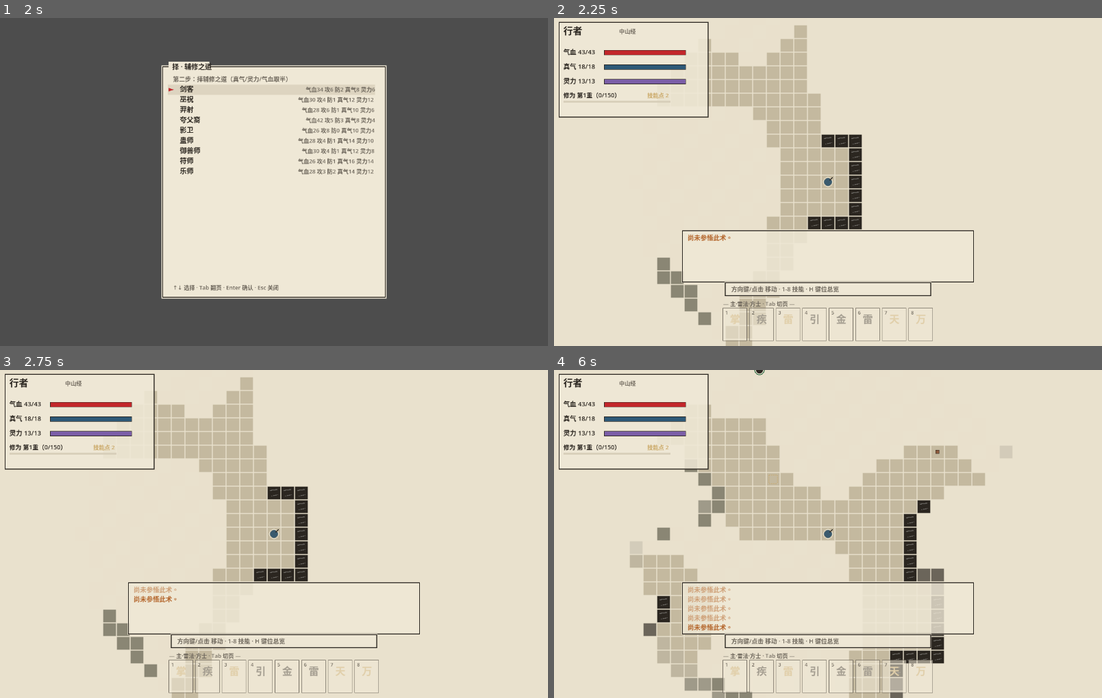
Above: before the commit, frames 1-4 (two rows, left to right).
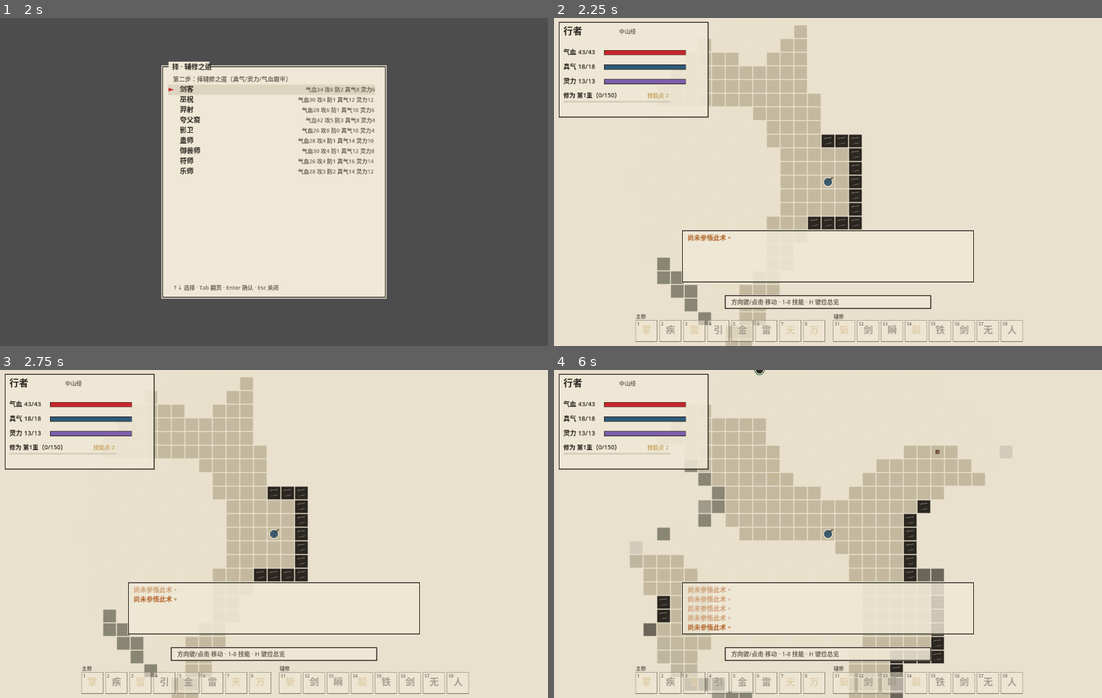
Above: after the commit, the same moments.

Repository: Edurle/shanhaijing_godot
Game: Godot game, scene res://scenes/main.tscn
Two runs of this game, one before a commit and one after it. Both use one fixed random seed, a clock stepped at 60 frames per second and the inputs below.
Inputs (mouse positions are in pixels of both pictures, inside the frame that each line leads up to):
- Up to frame 1 (2 s): tap Enter at 0.5 s; move the mouse to (394, 165) at 0.52 s; hold Right 0.53-1.25 s; tap 0 at 0.6 s; click (394, 165) at 0.67 s; tap Tab at 0.8 s; tap Space at 1.25 s; drag from (164, 198) to (246, 247) at 1.27 s
- Up to frame 2 (2.25 s): tap Enter at 2 s; move the mouse to (882, 109) at 2.02 s; hold Right from 2.03 s (still down); tap 1 at 2.1 s
- Up to frame 3 (2.75 s): keep holding Right; tap 2 at 2.3 s
- Up to frame 4 (6 s): release Right at 2.75 s; tap Space at 2.75, 4.25 s; drag from (800, 599) to (663, 484) at 2.77 s; tap Enter at 3.5 s; move the mouse to (992, 583) at 3.52 s; hold Left 3.53-4.25 s; tap 3 at 3.6 s; tap 4 at 3.8 s; drag from (663, 484) to (745, 452) at 4.27 s; move the mouse to (855, 534) at 5.02 s; hold Down 5.03-5.75 s; tap 5 at 5.1 s; click (855, 534) at 5.17 s; tap 6 at 5.3 s; drag from (745, 452) to (718, 550) at 5.77 s

Frame 1 is identical in both runs. In frame 2, 2.5% of the frame differs, in the area x 14-86%, y 80-99%; in frame 3, 2.5%; in frame 4, 3.4%.

Commit message:
UI布局四：技能栏16正方格平铺（1-8主修+Shift+1-8辅修，组标签+格内耗尾），消息日志贴左边缘

Diff:
--- a/data/content/strings/en_US.json
+++ b/data/content/strings/en_US.json
@@ -285,7 +285,7 @@
   "help_close": "H / Esc / click to close",
   "help_row_move": "Move: arrows / WASD / click-to-travel (hold to repeat; halts on sight)",
   "help_row_combat": "Combat: walk into beasts to strike; click one to approach & strike once",
-  "help_row_skill": "Skills: 1-8 cast page · Tab swaps class page · dimmed when unaffordable",
+  "help_row_skill": "Skills: 1-8 primary · Shift+1-8 secondary (flat bars) · dimmed when unaffordable",
   "help_row_target": "Aiming: ↑↓/Tab cycle · Enter/click cast · Esc/right-click cancel",
   "help_row_item": "Items: G pickup · I inventory (Tab pages · Enter use/equip · U unequip)",
   "help_row_grow": "Growth: K learn (cores & essences gate ults) · X examine (resist/element/threat)",
--- a/data/content/strings/zh_CN.json
+++ b/data/content/strings/zh_CN.json
@@ -286,7 +286,7 @@
   "help_close": "H / Esc / 点击 关闭",
   "help_row_move": "移动：方向键 / WASD / 左键点击寻路（长按连走；途中遇敌自停）",
   "help_row_combat": "战斗：走向异兽即攻击；点击异兽自动接近并攻击一次",
-  "help_row_skill": "技能：1-8 施放当前页 · Tab 切主/副职业 · 资源不足时侧栏转灰",
+  "help_row_skill": "技能：1-8 主修 · Shift+1-8 辅修（底部两排平铺） · 资源不足时图标压灰",
   "help_row_target": "瞄准：↑↓/Tab 换目标 · Enter/点击 施放 · Esc/右键 取消",
   "help_row_item": "物品：G 拾取脚下 · I 行囊（Tab 翻页 · Enter 使用/装备 · U 卸下）",
   "help_row_grow": "成长：K 参悟（大招需魔核，5/10 重需精魄） · X 查看敌情（抗性/五行/威胁）",
--- a/scripts/main.gd
+++ b/scripts/main.gd
@@ -111,17 +111,17 @@
 				_handle_right_click()
 		return
 	if event is InputEventKey and event.pressed:
-		_dispatch(event.keycode, event.is_echo())
-
-
-func _dispatch(keycode: int, is_echo: bool) -> void:
+		_dispatch(event.keycode, event.is_echo(), event.shift_pressed)
+
+
+func _dispatch(keycode: int, is_echo: bool, shift := false) -> void:
 	match mode:
 		Mode.CLASS_SELECT:
 			menu_class.handle_key(keycode)
 			if menu_class.done:
 				_start_game([menu_class.picked_primary, menu_class.picked_secondary])
 		Mode.PLAY:
-			_handle_play(keycode, is_echo)
+			_handle_play(keycode, is_echo, shift)
 		Mode.INVENTORY:
 			menu_character.handle_key(keycode)
 			if not menu_character.visible:
@@ -182,7 +182,7 @@
 
 # ---- 游历模式（键盘） ----
 
-func _handle_play(keycode: int, is_echo: bool) -> void:
+func _handle_play(keycode: int, is_echo: bool, shift := false) -> void:
 	if engine.game_over:
 		return
 	var delta := Vector2i.ZERO
@@ -227,10 +227,7 @@
 				_sync_examine_marker()
 			board.queue_redraw()
 		KEY_1, KEY_2, KEY_3, KEY_4, KEY_5, KEY_6, KEY_7, KEY_8:
-			_begin_cast(keycode - KEY_0)
-		KEY_TAB:
-			engine.active_page = 1 - engine.active_page
-			_refresh()
+			_begin_cast(keycode - KEY_0 + (8 if shift else 0))
 		KEY_H:
 			help_overlay.open()
 			_set_mode(Mode.HELP)
@@ -431,8 +428,10 @@
 # ---- 施放 ----
 
 func _begin_cast(slot: int) -> void:
-	var class_id := String(state.player.class_ids[engine.active_page])
-	var skill: Dictionary = content.skill_for_slot(class_id, slot)
+	# 槽位 1-8 主修、9-16 辅修（与底部技能栏一致）
+	var pair: Array = UiSkillBar.slot_page(slot)
+	var class_id := String(state.player.class_ids[pair[0]])
+	var skill: Dictionary = content.skill_for_slot(class_id, pair[1])
 	if skill.is_empty():
 		return
 	if not state.player.skill_levels.has(skill["id"]):
--- a/scripts/view/ui/hint_bar.gd
+++ b/scripts/view/ui/hint_bar.gd
@@ -19,7 +19,7 @@
 	# 底部栈：技能栏(88) 之上、消息日志之下，地图区居中
 	setup_ui(Rect2(
 		(view_size.x - minf(BAR_WIDTH, view_size.x - 24.0)) / 2.0,
-		view_size.y - 106.0 - BAR_HEIGHT - 12.0,
+		view_size.y - 76.0 - BAR_HEIGHT - 12.0,
 		minf(BAR_WIDTH, view_size.x - 24.0), BAR_HEIGHT))
 	queue_redraw()
 
--- a/scripts/view/ui/skill_bar.gd
+++ b/scripts/view/ui/skill_bar.gd
@@ -1,12 +1,14 @@
 class_name UiSkillBar
 extends UiPanel
-## 底部技能栏（RPG 式）：8 个图标槽，汉字占位（素材期换贴图）。
-## 槽内：汉字图标（元素色）/ 左上槽位号 / 右下重数 / 底部耗气灵；
-## 未学 = 灰显虚框，资源不足 = 整槽压灰。
+## 底部技能栏（RPG 式）：16 个正方形图标槽平铺——1-8 主修、9-16 辅修（Shift+数字）。
+## 槽内：汉字图标（元素色）/ 左上键位号 / 右上重数 / 格内底部耗尾；
+## 未学 = 灰显细框，资源不足 = 图标压灰、耗字转朱。
 
-const SLOT := 56.0
+const SLOT := 50.0          # 正方形边长
 const GAP := 6.0
-const BAR_HEIGHT := 96.0  # 含页眉行
+const GROUP_GAP := 14.0     # 主修/辅修两组之间的额外间隔
+const HEADER := 16.0        # 顶部组标签行
+const BAR_MARGIN := 10.0
 
 var engine
 var slot_origin := Vector2.ZERO  # 首槽左上角（点击命中用）
@@ -17,15 +19,26 @@
 	relayout(_viewport_size())
 
 
+func total_width() -> float:
+	return 16.0 * SLOT + 14.0 * GAP + GROUP_GAP
+
+
 func relayout(view_size: Vector2) -> void:
-	var total := 8.0 * SLOT + 7.0 * GAP
-	setup_ui(Rect2((view_size.x - total) / 2.0, view_size.y - BAR_HEIGHT - 10.0, total, BAR_HEIGHT))
-	slot_origin = panel_rect.position + Vector2(0, 18)  # 页眉行下方
+	setup_ui(Rect2(
+		(view_size.x - total_width()) / 2.0,
+		view_size.y - HEADER - SLOT - BAR_MARGIN,
+		total_width(), HEADER + SLOT))
+	slot_origin = panel_rect.position + Vector2(0, HEADER)
 	queue_redraw()
 
 
 func refresh() -> void:
 	queue_redraw()
+
+
+## 槽位 -> [职业页索引, 页内槽位]：1-8 主修，9-16 辅修。
+static func slot_page(slot: int) -> Array:
+	return [0, slot] if slot <= 8 else [1, slot - 8]
 
 
 ## 汉字占位图标：技能名首字（素材期替换为贴图）。
@@ -36,12 +49,13 @@
 
 func slot_rect(slot: int) -> Rect2:
 	var i := slot - 1
-	return Rect2(slot_origin + Vector2(i * (SLOT + GAP), 0), Vector2(SLOT, SLOT + 20))
+	var group_extra: float = GROUP_GAP if slot > 8 else 0.0
+	return Rect2(slot_origin + Vector2(i * (SLOT + GAP) + group_extra, 0), Vector2(SLOT, SLOT))
 
 
-## 槽位命中检测（主场景点击路由）：返回 1-8，未命中 0。
+## 槽位命中检测（主场景点击路由）：返回 1-16，未命中 0。
 func skill_slot_at(pos: Vector2) -> int:
-	for slot in range(1, 9):
+	for slot in range(1, 17):
 		if slot_rect(slot).grow(2.0).has_point(pos):
 			return slot
 	return 0
@@ -51,13 +65,16 @@
 	if engine == null:
 		return
 	var player = engine.state.player
-	var class_id := String(player.class_ids[engine.active_page])
-	# 页眉：当前职业页 + Tab 切页（原侧栏职责并入）
-	var page_text: String = engine.content.text("hud_main_page" if engine.active_page == 0 else "hud_second_page")
-	draw_text_line(panel_rect.position + Vector2(0, 12),
-		"— %s · Tab 切页 —" % page_text.format({"name": engine.content.class_display_name(class_id)}), INK_SOFT, 13)
-	for slot in range(1, 9):
-		var skill: Dictionary = engine.content.skill_for_slot(class_id, slot)
+	var font := get_theme_default_font()
+	# 组标签：主修 / 辅修
+	draw_string(font, panel_rect.position + Vector2(0, 12), "主修",
+		HORIZONTAL_ALIGNMENT_LEFT, -1, 12, INK_SOFT)
+	draw_string(font, Vector2(slot_rect(9).position.x, panel_rect.position.y + 12), "辅修",
+		HORIZONTAL_ALIGNMENT_LEFT, -1, 12, INK_SOFT)
+	for slot in range(1, 17):
+		var pair := slot_page(slot)
+		var class_id := String(player.class_ids[pair[0]])
+		var skill: Dictionary = engine.content.skill_for_slot(class_id, pair[1])
 		if skill.is_empty():
 			continue
 		var rect := slot_rect(slot)
@@ -66,30 +83,27 @@
 		var affordable: bool = player.fighter.mp() >= Skills.mp_cost(player, skill) and player.fighter.sp() >= Skills.sp_cost(player, skill)
 		var active := learned and affordable
 
-		# 槽底
 		draw_rect(rect, Color(PAPER, 0.92) if active or learned else Color(PAPER, 0.55))
 		draw_rect(rect, INK if active else INK_SOFT, false, 1.6 if active else 1.0)
 
-		# 汉字图标（元素色；未学/乏力压灰）
 		var icon_color: Color = INK
 		var element := Skills.skill_element(skill)
 		if element != "":
 			icon_color = ELEMENT_COLORS.get(element, INK)
 		if not active:
 			icon_color = icon_color.lerp(PAPER, 0.62)
-		var font := get_theme_default_font()
-		var icon_char := icon_char(engine, skill)
-		draw_string(font, rect.position + Vector2(SLOT / 2.0 - 12.0, 34), icon_char,
-			HORIZONTAL_ALIGNMENT_LEFT, -1, 24, icon_color)
-
-		# 左上槽位号 / 右下重数
-		draw_string(font, rect.position + Vector2(5, 14), str(slot),
-			HORIZONTAL_ALIGNMENT_LEFT, -1, 11, INK_SOFT)
+		# 汉字图标（格内中上）
+		draw_string(font, rect.position + Vector2(SLOT / 2.0 - 11.0, 30), icon_char(engine, skill),
+			HORIZONTAL_ALIGNMENT_LEFT, -1, 22, icon_color)
+		# 左上键位号（主修纯数字；辅修 S 前缀表示 Shift）
+		var key_label := str(pair[1]) if pair[0] == 0 else "S" + str(pair[1])
+		draw_string(font, rect.position + Vector2(3, 12), key_label,
+			HORIZONTAL_ALIGNMENT_LEFT, -1, 10, INK_SOFT)
+		# 右上重数
 		if level > 1:
-			draw_string(font, rect.position + Vector2(SLOT - 18, SLOT + 6), str(level),
-				HORIZONTAL_ALIGNMENT_LEFT, -1, 12, GOLD if active else INK_SOFT)
-
-		# 底部耗气灵
+			draw_string(font, rect.position + Vector2(SLOT - 14, 12), str(level),
+				HORIZONTAL_ALIGNMENT_LEFT, -1, 11, GOLD if active else INK_SOFT)
+		# 格内底部耗气灵
 		if learned:
 			var cost := ""
 			var mp_need := Skills.mp_cost(player, skill)
@@ -99,8 +113,8 @@
 			if sp_need > 0:
 				cost += "%d灵" % sp_need
 			if cost != "":
-				draw_string(font, rect.position + Vector2(SLOT / 2.0 - cost.length() * 5.0, SLOT + 16), cost,
-					HORIZONTAL_ALIGNMENT_LEFT, -1, 11, INK_SOFT if affordable else VERMILION)
+				draw_string(font, rect.position + Vector2(SLOT / 2.0 - cost.length() * 4.5, SLOT - 3), cost,
+					HORIZONTAL_ALIGNMENT_LEFT, -1, 10, INK_SOFT if affordable else VERMILION)
 
 
 const ELEMENT_COLORS := {
--- a/tests/test_ui.gd
+++ b/tests/test_ui.gd
@@ -129,6 +129,11 @@
 	var hit_slot: int = skill_bar.skill_slot_at(skill_bar.slot_rect(3).get_center())
 	failed += _check(hit_slot == 3, "技能槽命中检测（点第3槽得%d）" % hit_slot)
 	failed += _check(skill_bar.skill_slot_at(Vector2(5, 5)) == 0, "槽外点击不命中")
+	# 16 格平铺 + 正方形 + 主辅页映射
+	var rect12 := skill_bar.slot_rect(12)
+	failed += _check(skill_bar.skill_slot_at(rect12.get_center()) == 12, "第12槽命中（辅修4）")
+	failed += _check(rect12.size.x == rect12.size.y, "技能格为正方形（%s）" % rect12.size)
+	failed += _check(UiSkillBar.slot_page(12) == [1, 4] and UiSkillBar.slot_page(5) == [0, 5], "槽位→主辅页映射")
 	var icon: String = skill_bar.icon_char(engine, content.skill_for_slot("leifa", 1))
 	failed += _check(icon.length() == 1, "技能图标占位为单字（%s）" % icon)
 
